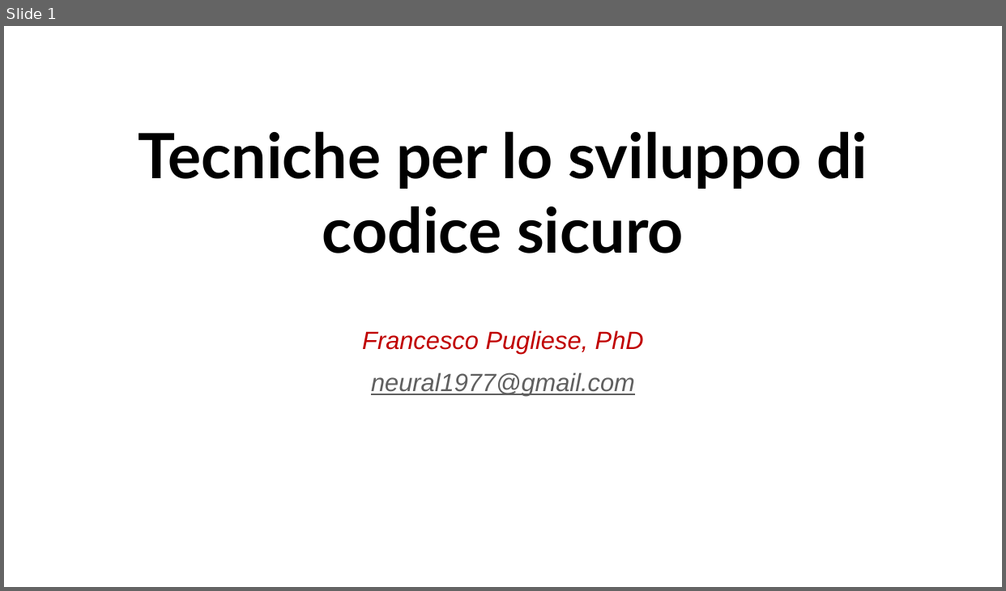
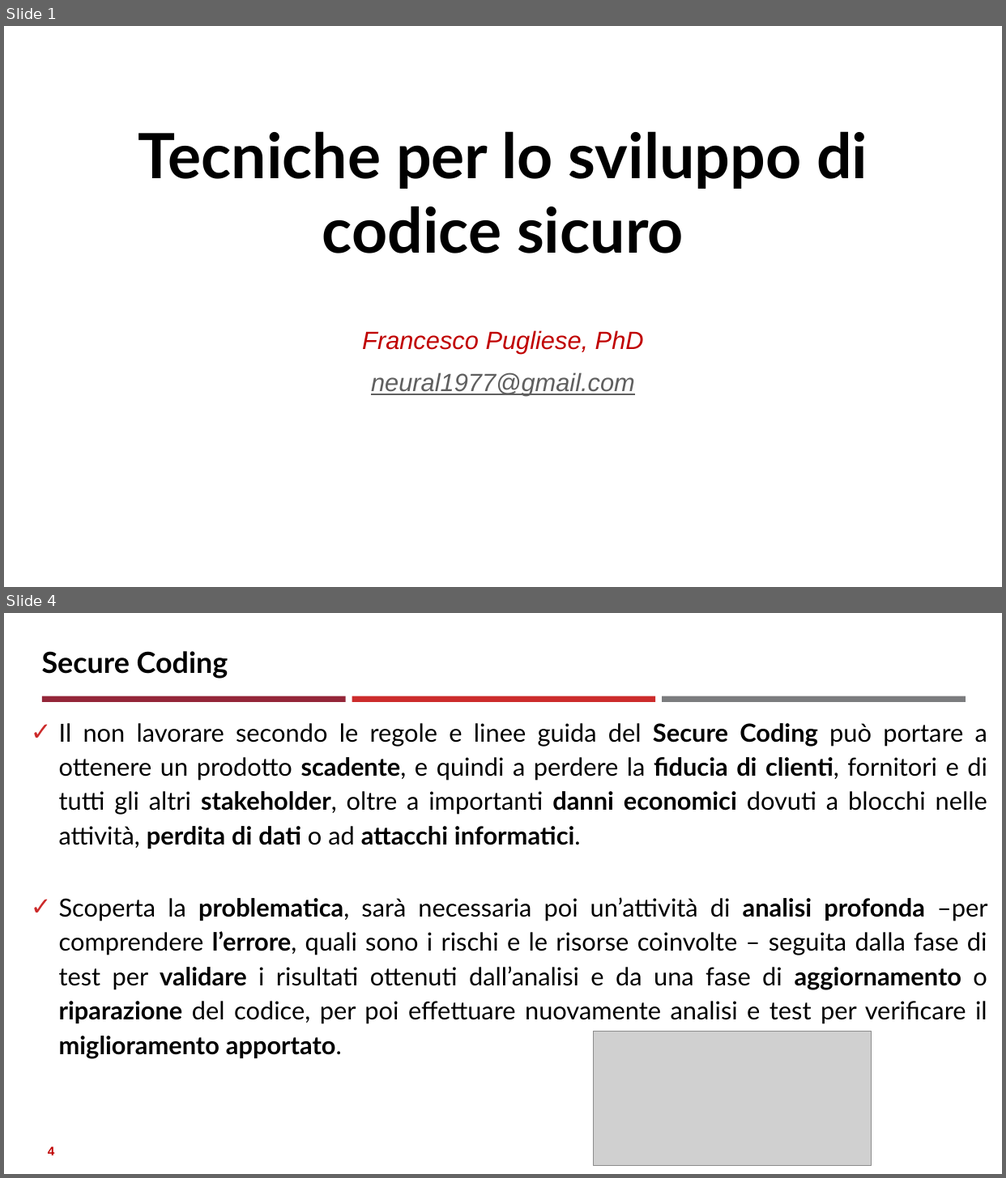
Before and after one commit to neural1977/data_science_interview_material, a slide deck: Assicurazioni/Tecniche per lo sviluppo di codice sicuro_ita.pptx. Shown one above the other, each under a label of ours: slide 1 before the commit, slides 1 and 4 after it; the slides between them are not shown. The pictures are 1006x591 and 1006x1178 pixels, drawn with LibreOffice and Linux fonts; fonts in the diff are those of the drawing; grey boxes stand for pictures. Boxes give left, top, right and bottom in pixels: in the first picture for what was removed or moved away, otherwise in the second. Text is boxed around its words. In the diff, an @@ line names an element or a change of style, - is before the commit and + after.

```diff
--- a/Assicurazioni/Tecniche per lo sviluppo di codice sicuro_ita.pptx
+++ b/Assicurazioni/Tecniche per lo sviluppo di codice sicuro_ita.pptx
@@ slide 4 added at box(4, 613, 1002, 1174), background #FFFFFF @@
@@ title added at box(42, 651, 228, 679), 28 pt, text #000000, bold @@
+Secure Coding
@@ rectangle added at box(42, 696, 346, 702), fill #942639 @@
@@ rectangle added at box(352, 696, 655, 702), fill #CC2A2A @@
@@ rectangle added at box(662, 696, 966, 702), fill #7B7C7E @@
@@ text added at box(59, 723, 988, 1059), 24 pt, text #000000 @@
+✓ Il non lavorare secondo le regole e linee guida del Secure Coding può portare a ottenere un prodotto scadente, e quindi a perdere la fiducia di clienti, fornitori e di tutti gli altri stakeholder, oltre a importanti danni economici dovuti a blocchi nelle attività, perdita di dati o ad attacchi informatici.
+✓ Scoperta la problematica, sarà necessaria poi un’attività di analisi profonda –per comprendere l’errore, quali sono i rischi e le risorse coinvolte – seguita dalla fase di test per validare i risultati ottenuti dall’analisi e da una fase di aggiornamento o riparazione del codice, per poi effettuare nuovamente analisi e test per verificare il miglioramento apportato.
@@ picture added at box(594, 1032, 872, 1165) @@
@@ page number added at box(48, 1147, 55, 1156), 12 pt, text #C00000, bold @@
+4
```
Also in this commit, not shown: 5 other slides added, 3 slides removed.
